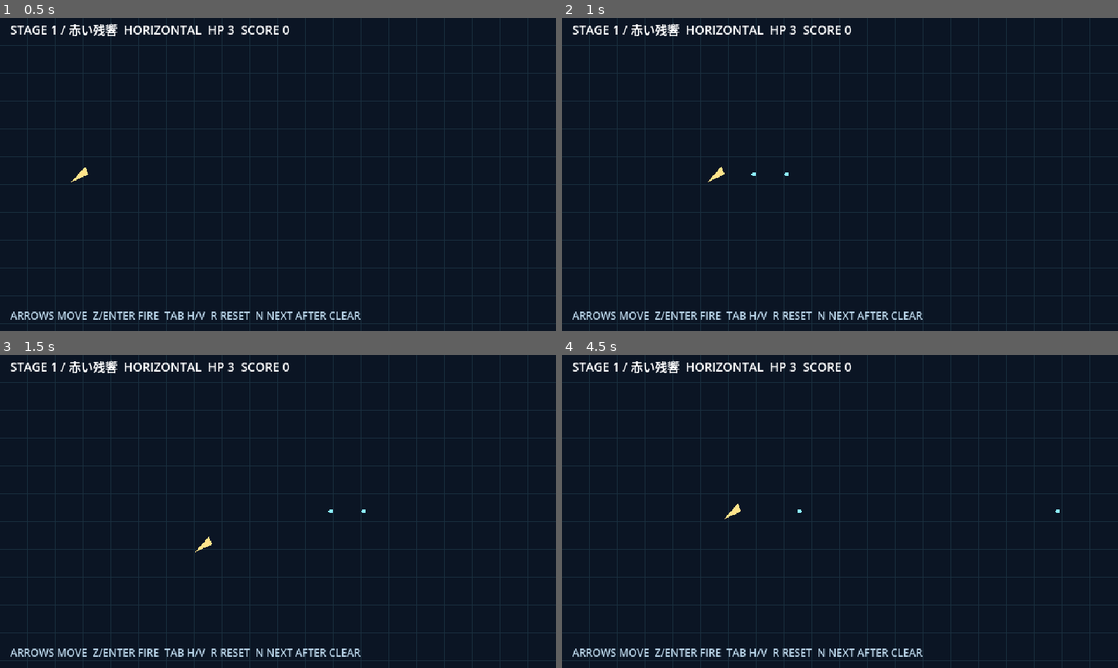
Above: before the commit, frames 1-4 (two rows, left to right).
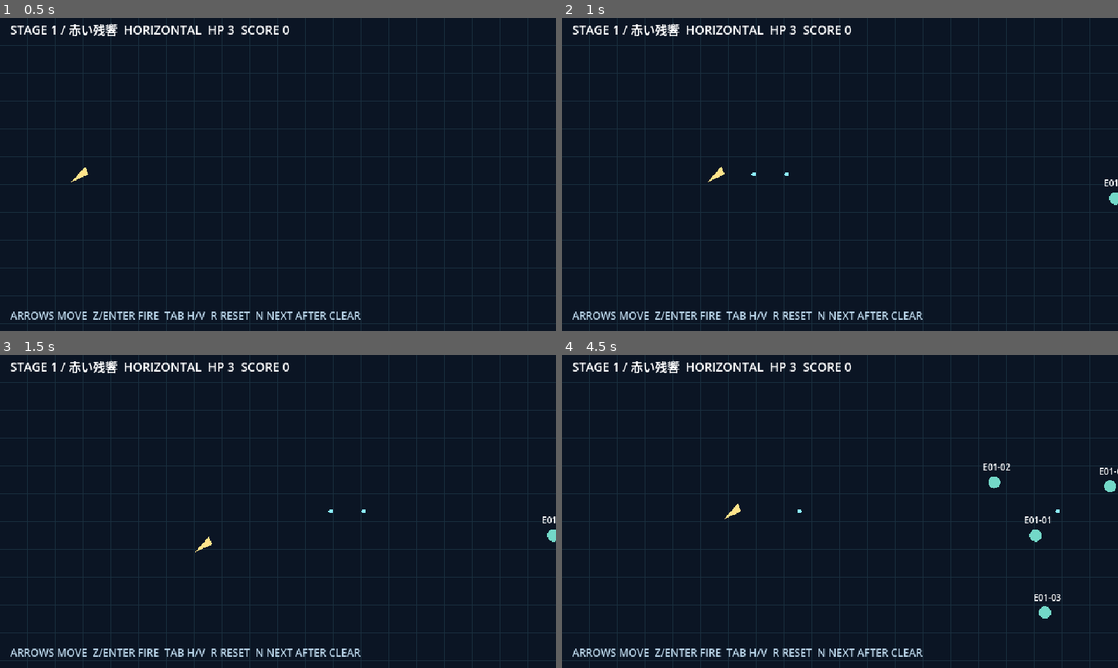
Above: after the commit, the same moments.

Repository: coshimagame/manjusyage
Game: Godot game, scene res://scenes/enemy_combat_sandbox.tscn
The game is run twice, just before and just after one commit, with the same random seed, the same clock (stepped at 60 frames per second) and the same inputs. This scene is started directly instead of the project's main scene.
Inputs (mouse positions are in pixels of both pictures, inside the frame that each line leads up to):
- Up to frame 1 (0.5 s): no input
- Up to frame 2 (1 s): tap Enter (ui_accept) at 0.5, 0.77 s; move the mouse to (962, 158) at 0.52 s; hold Right (ui_right) from 0.53 s (still down); tap M at 0.6 s; click (962, 158) at 0.67 s
- Up to frame 3 (1.5 s): move the mouse to (166, 527) at 1.27 s; release Right (ui_right) at 1.28 s; hold Down (ui_down) from 1.28 s (still down); tap 1 at 1.35 s
- Up to frame 4 (4.5 s): tap Enter (ui_accept) at 1.52, 3.02, 3.77 s; move the mouse to (895, 442) at 2.02 s; release Down (ui_down) at 2.03 s; hold Right (ui_right) 2.03-2.78 s; tap 2 at 2.1 s; move the mouse to (812, 574) at 2.77 s; hold Up (ui_up) 2.78-3.53 s; tap 3 at 2.85 s; click (812, 574) at 2.92 s; move the mouse to (1006, 558) at 3.52 s; hold Left (ui_left) from 3.53 s (still down); tap H at 3.6 s; move the mouse to (673, 464) at 4.27 s; tap Space at 4.35 s

Frame 1 is identical in both runs. In frame 2, less than 0.1% of the frame differs, in the area x 97-100%, y 51-60%; in frame 3, less than 0.1%; in frame 4, 0.5%, in the area x 75-100%, y 34-85%.
Error before the commit: Parse Error: Cannot infer the type of "motion_h" variable because the value doesn't have a set type. (res://scripts/enemy_100_catalog.gd:37)

Commit message:
fix: explicit GDScript types for Godot 4.6 parse errors

Diff:
--- a/scripts/enemy_100_catalog.gd
+++ b/scripts/enemy_100_catalog.gd
@@ -34,9 +34,9 @@
 		slot = int(parts[1])
 		if slot < 1 or slot > (10 if stage <= 4 else 9): return {}
 	var variant := (stage * 11 + slot * 3 + ["S", "M", "L"].find(rank)) if boss else (stage * 11 + slot * 3)
-	var motion_h := MOTIONS[variant % MOTIONS.size()]
-	var motion_v := MOTIONS[(variant + 3) % MOTIONS.size()]
-	var attack := ATTACKS[(variant + (2 if boss else 0)) % ATTACKS.size()]
+	var motion_h: String = MOTIONS[variant % MOTIONS.size()]
+	var motion_v: String = MOTIONS[(variant + 3) % MOTIONS.size()]
+	var attack: String = ATTACKS[(variant + (2 if boss else 0)) % ATTACKS.size()]
 	var hp := (30 if rank == "S" else (100 if rank == "M" else 350)) if boss else (2 + slot / 3)
 	return {
 		"id": enemy_id, "stage": stage, "stage_name": STAGE_NAMES[stage - 1],
